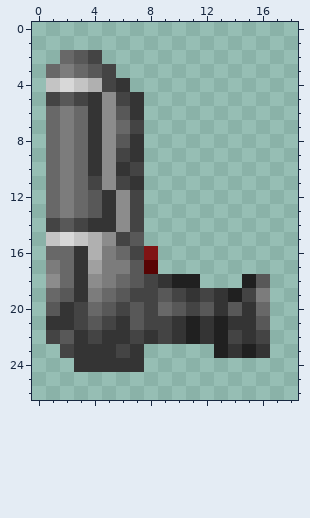
Edited in one commit: pixel-art sprite (Resources/AwesomeGuns/Weapons/PISTOL/Bigob.gif). The first picture shows the starting point.
The file is 32x48 pixels. Shown: x 0..18, y 0..26. The old version is drawn lined up with the new one.
Once edited:
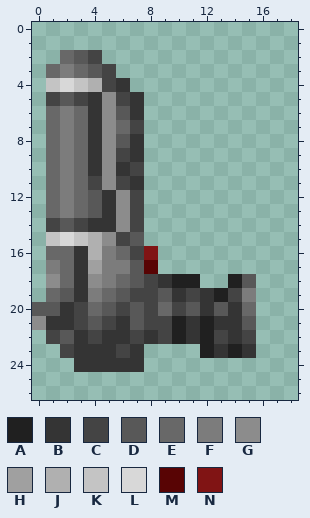
Palette (. is transparent): A #202020  B #343434  C #444444  D #585858  E #686868  F #7c7c7c  G #8c8c8c  H #a0a0a0  J #b0b0b0  K #c4c4c4  L #d8d8d8  M #580404  N #801414
What changed:
whole drawing moved by +1,+0 (the old picture is shown already moved)
y 18: x 14..16 .AD -> AD.
y 19: x 10..16 CBCBACF -> BCBACF.
y 20: x 0 . -> D; x 10..16 DCDBDBE -> CDBDBE.
y 21: x 0 . -> G; x 10..13 BABA -> ABAB; x 15..16 BD -> D.
y 22: x 10..16 BABACBC -> ABACBC.
y 23: x 12..16 .ABAB -> ABAB.
Pixel boxes of the changes (left, top, right, bottom) in both pictures:
changed: (172, 274, 270, 358)
added: (32, 302, 46, 330)
